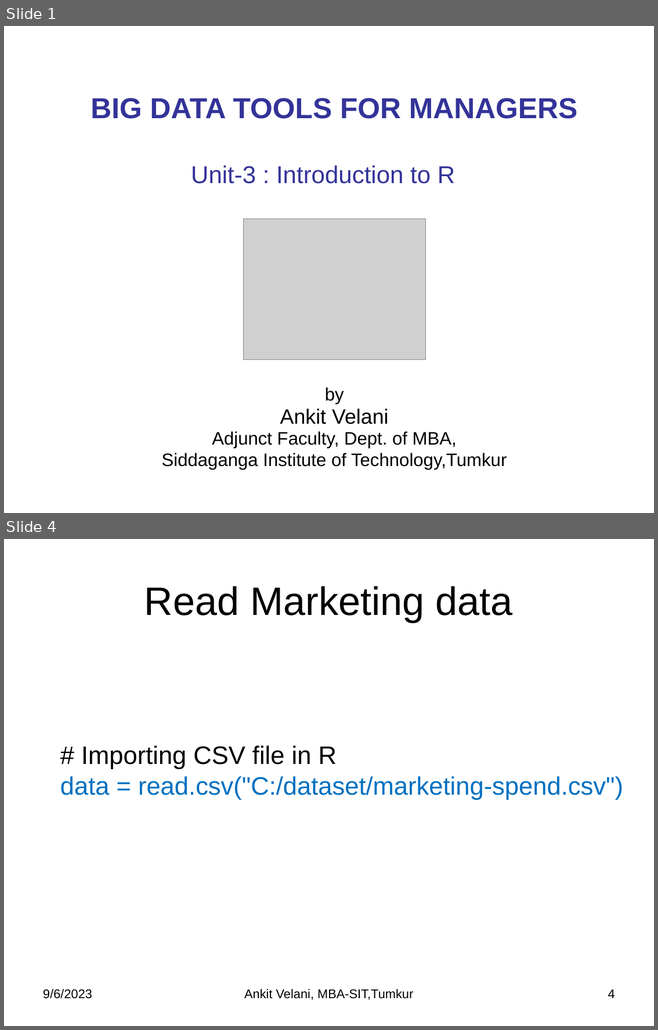
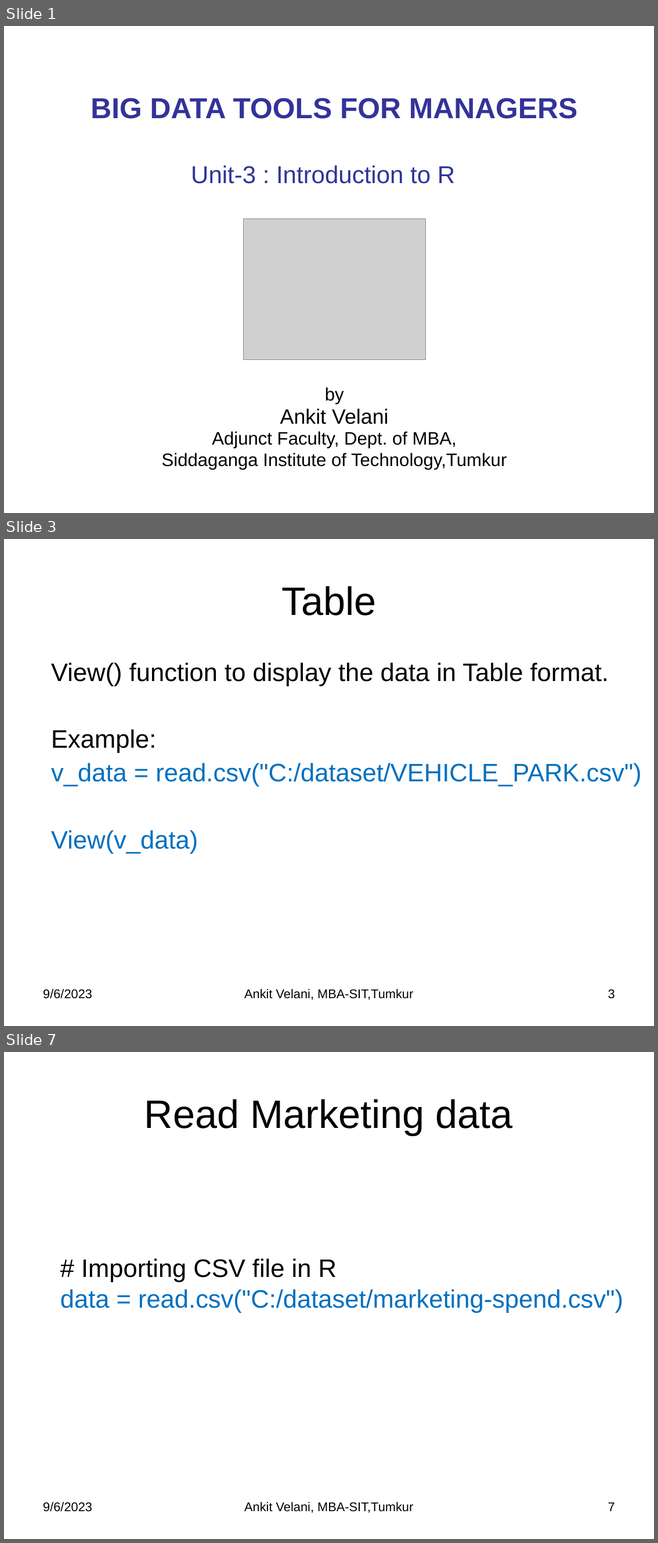
Before and after one commit to sitmbadept/sitmbadept.github.io, a slide deck: 2023/UNIT_3/UNIT-3-R-PART_3.pptx. Shown one above the other, each under a label of ours: slides 1 and 4 before the commit, slides 1, 3 and 7 after it; the slides between them are not shown. The pictures are 658x1030 and 658x1543 pixels, drawn with LibreOffice and Linux fonts; fonts in the diff are those of the drawing; grey boxes stand for pictures. Boxes give left, top, right and bottom in pixels: in the first picture for what was removed or moved away, otherwise in the second. Text is boxed around its words. In the diff, an @@ line names an element or a change of style, - is before the commit and + after.

```diff
--- a/2023/UNIT_3/UNIT-3-R-PART_3.pptx
+++ b/2023/UNIT_3/UNIT-3-R-PART_3.pptx
@@ slide 3 added at box(4, 539, 654, 1026), background #FFFFFF @@
@@ title added at box(281, 586, 376, 616), 44 pt, text #000000 @@
+Table
@@ text added at box(51, 663, 641, 854), 28 pt, text #0070C0 @@
+View() function to display the data in Table format.
+Example:
+v_data = read.csv("C:/dataset/VEHICLE_PARK.csv")
+View(v_data)
@@ text added at box(43, 989, 92, 999), 14 pt, text #000000 @@
+9/6/2023
@@ text added at box(244, 989, 413, 1000), 14 pt, text #000000 @@
+Ankit Velani, MBA-SIT,Tumkur
@@ page number added at box(608, 989, 615, 999), 14 pt, text #000000 @@
+3
@@ what was slide 4 is now slide 7 @@
@@ page number at box(608, 1503, 615, 1511): text changed @@
-4
+7
```
Also in this commit, not shown: 2 slides changed, 2 other slides added, 1 other file.
